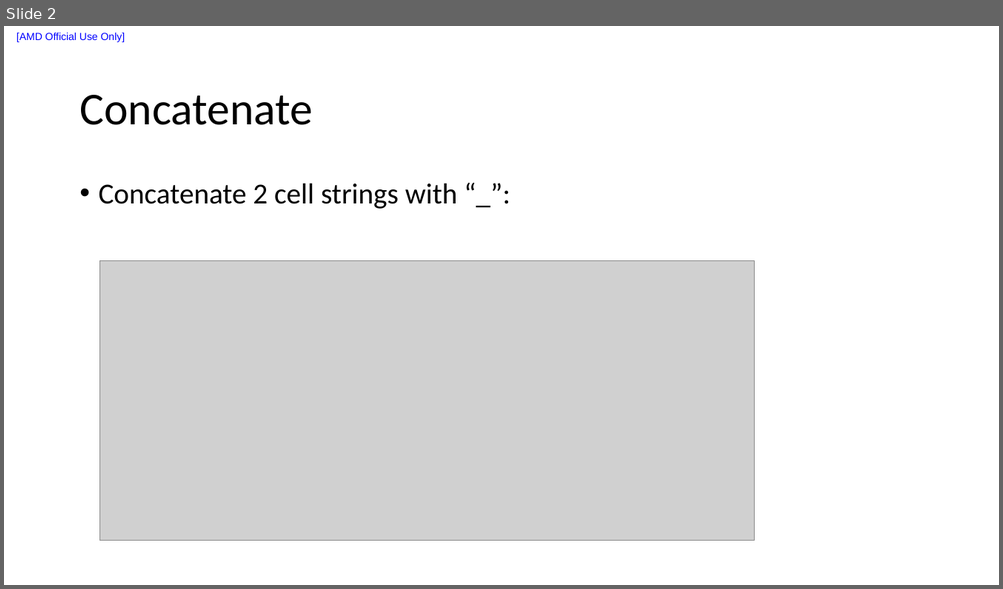
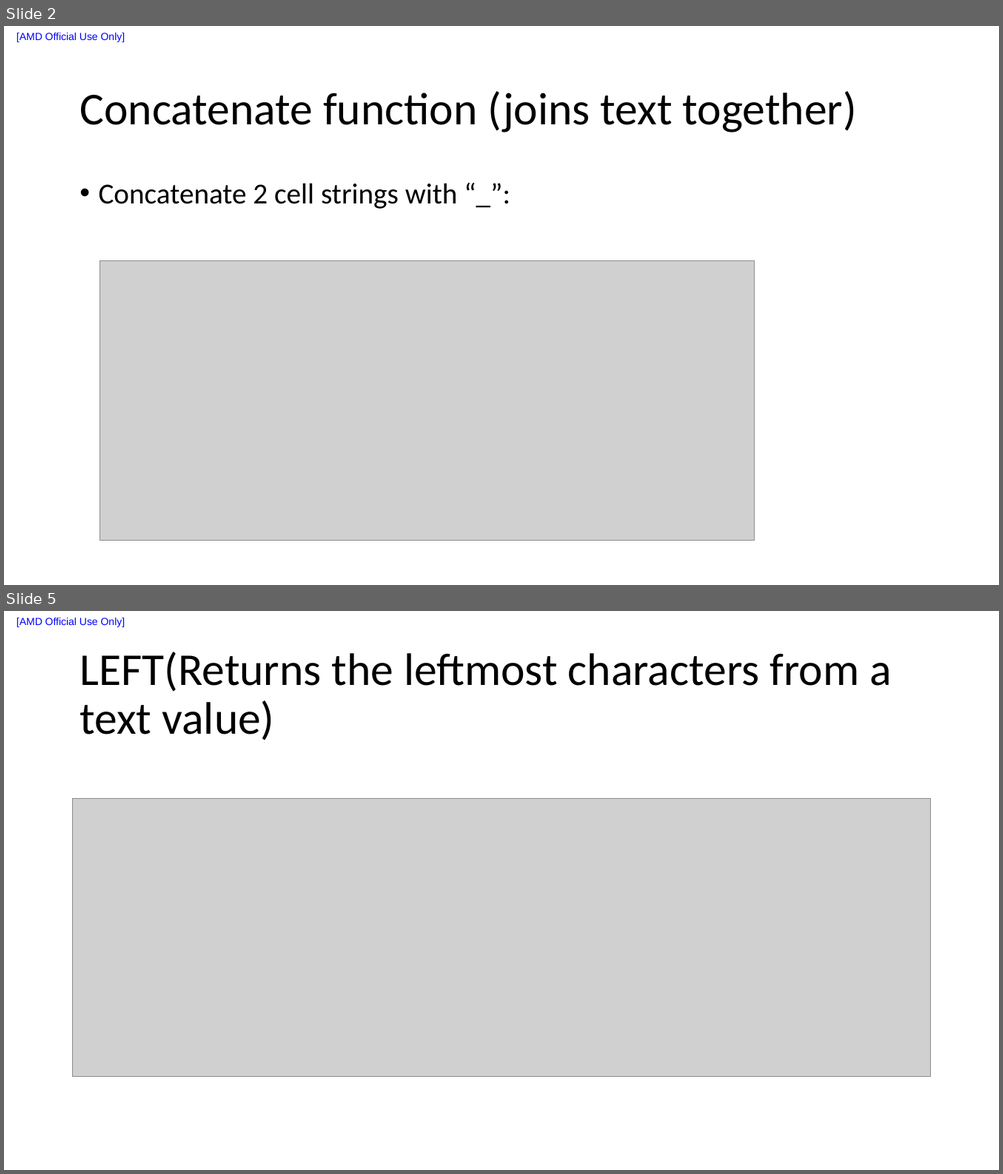
Before and after one commit to liuxu-github-ui/Excel, a slide deck: ExcelFundamentalsfordataanalysis.pptx. Shown one above the other, each under a label of ours: slide 2 before the commit, slides 2 and 5 after it; the slides between them are not shown. The pictures are 1003x589 and 1003x1174 pixels, drawn with LibreOffice and Linux fonts; fonts in the diff are those of the drawing; grey boxes stand for pictures. Boxes give left, top, right and bottom in pixels: in the first picture for what was removed or moved away, otherwise in the second. Text is boxed around its words. In the diff, an @@ line names an element or a change of style, - is before the commit and + after.

```diff
--- a/ExcelFundamentalsfordataanalysis.pptx
+++ b/ExcelFundamentalsfordataanalysis.pptx
@@ slide 5 added at [4,611,999,1170], background #FFFFFF; not listed: 1 template element that a slide beside it also shows @@
@@ title added at [79,652,891,741], 44 pt, text #000000 @@
+LEFT(Returns the leftmost characters from a text value)
@@ picture added at [73,798,930,1076] @@
@@ slide 2 changed as well @@
@@ title at [79,91,856,133]: text changed @@
-Concatenate
+Concatenate function (joins text together)
```
Also in this commit, not shown: 5 other slides added, 1 slide removed.
